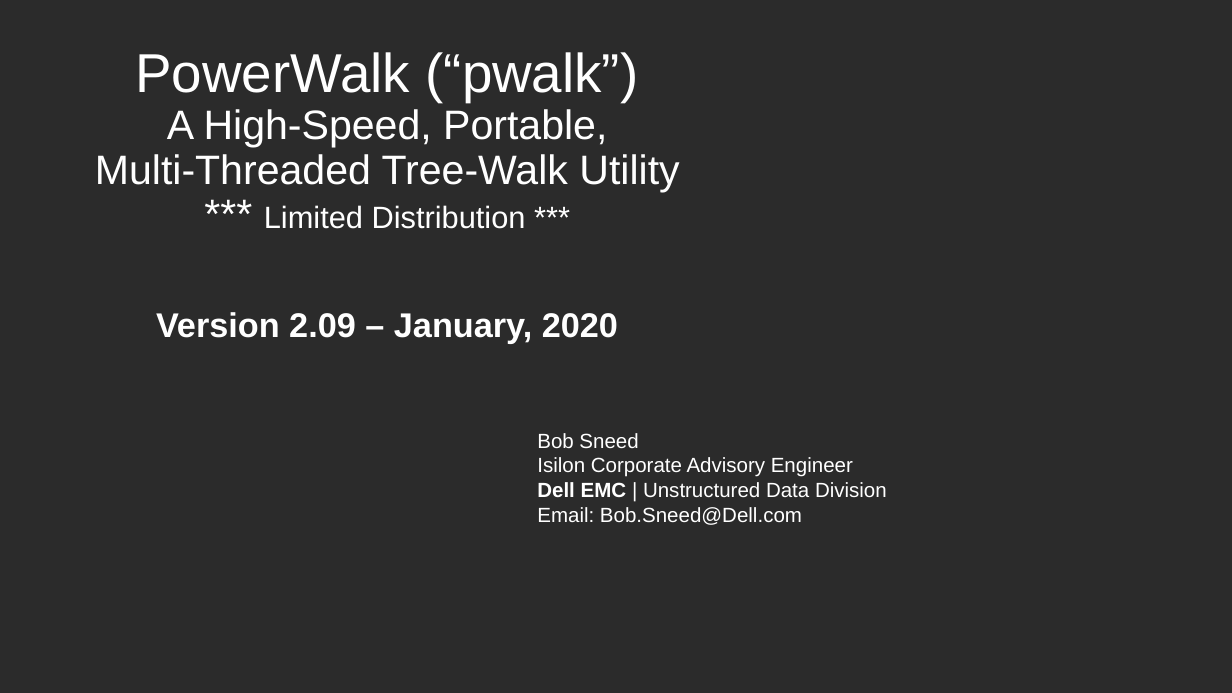
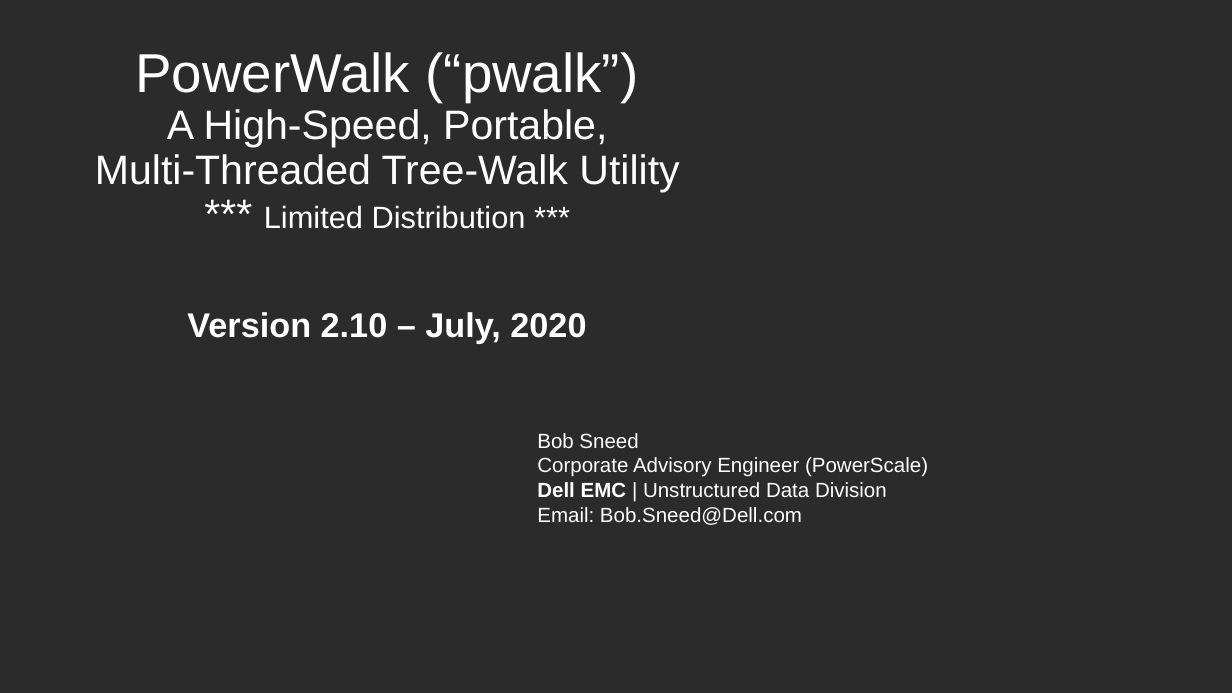
Before and after one commit to WhizBob/pwalk, a slide deck: slide 1 of doc/pwalk_slides.pptx. Drawn at 1232x693 pixels with LibreOffice and Linux fonts; fonts in the diff are those of the drawing; background and template pictures are left out; a plain dark background stands for a picture behind light text. Boxes give left, top, right and bottom in pixels: in the first picture for what was removed or moved away, otherwise in the second. Text is boxed around its words. In the diff, an @@ line names an element or a change of style, - is before the commit and + after.

```diff
--- a/doc/pwalk_slides.pptx
+++ b/doc/pwalk_slides.pptx
@@ subtitle at box(187, 312, 586, 344): text changed @@
-Version 2.09 – January, 2020
+Version 2.10 – July, 2020
@@ text at box(537, 457, 928, 477): text changed @@
-Isilon Corporate Advisory Engineer
+Corporate Advisory Engineer (PowerScale)
```
Also in this commit, not shown: 1 other slide changed, 6 other files.
